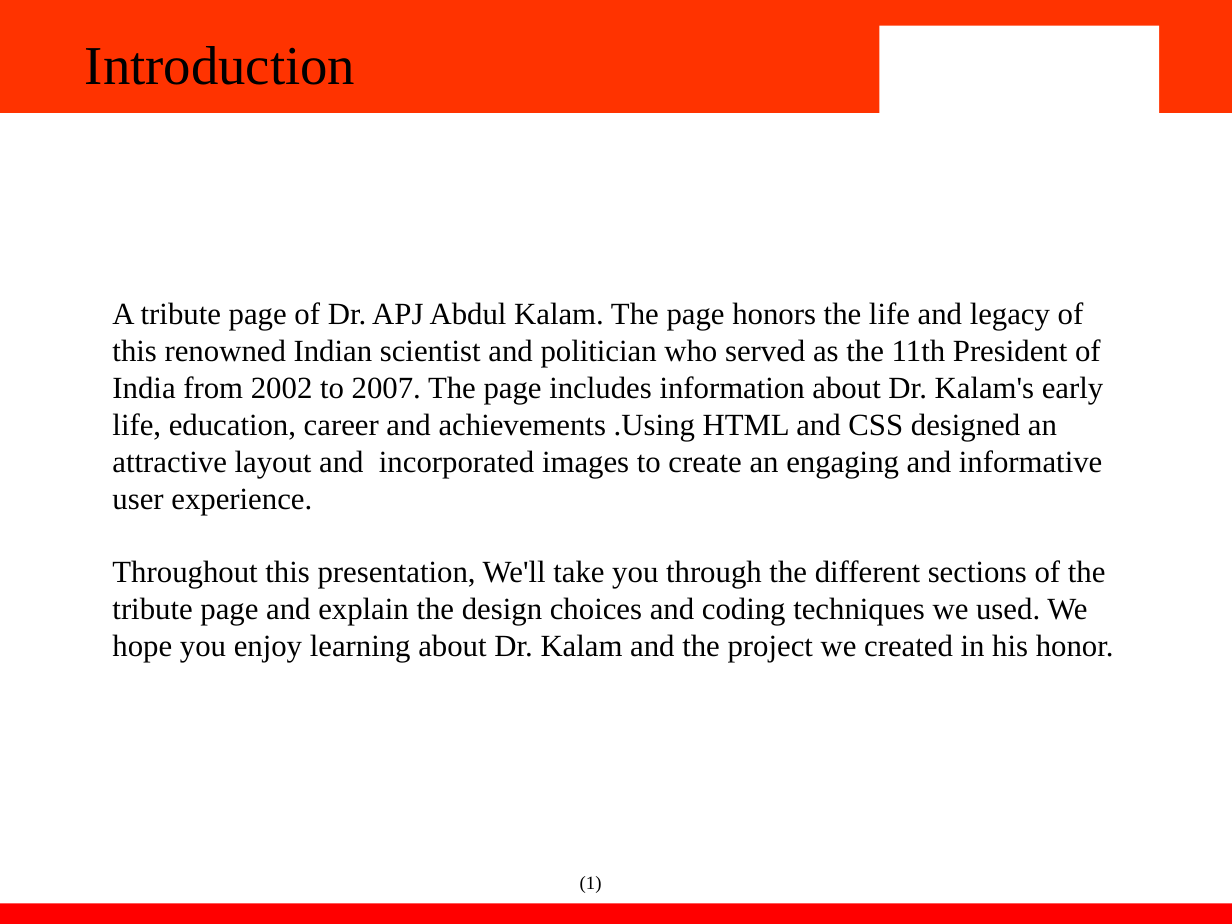
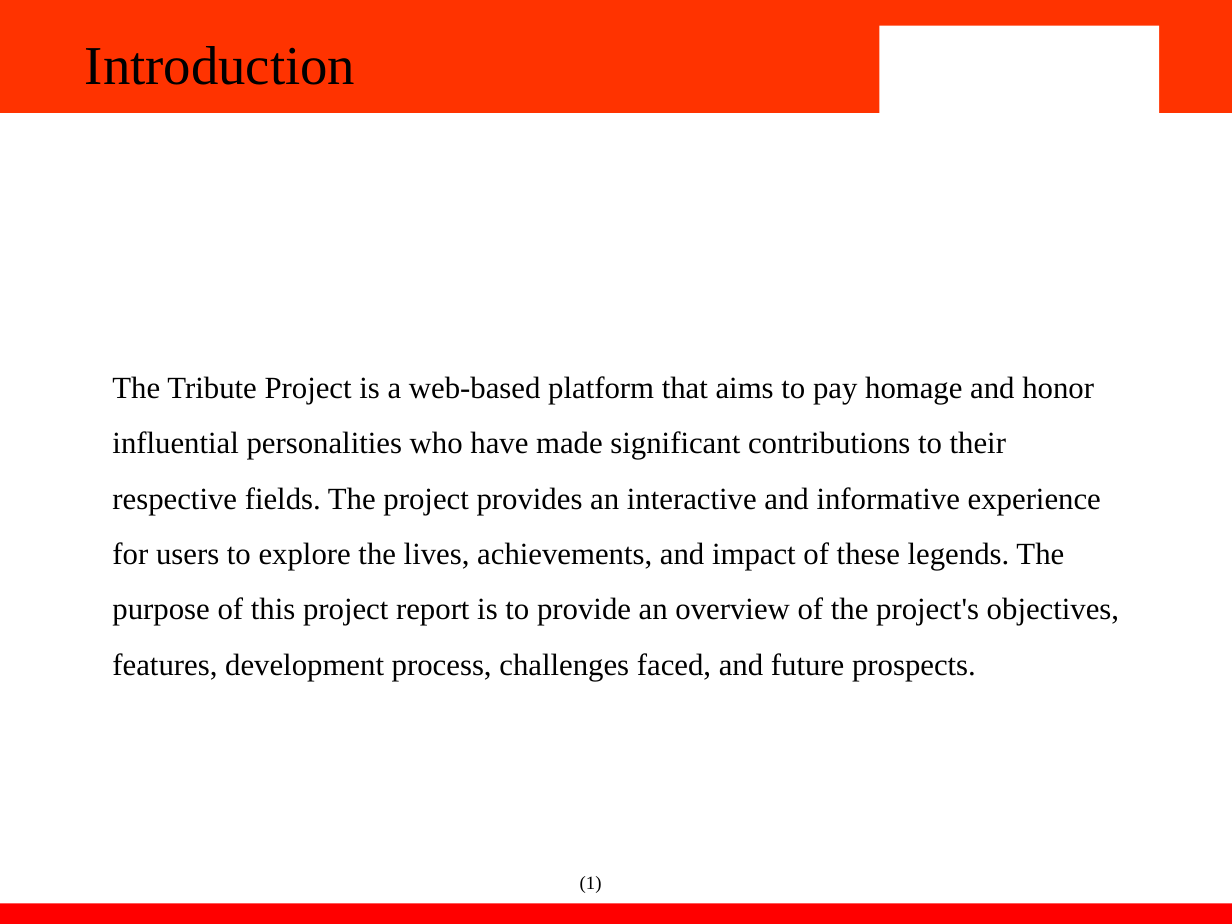
Before and after one commit to Ishaan1106/tribute-page, a slide deck: slide 3 of Fee presentation.pptx. Drawn at 1232x924 pixels with LibreOffice and Linux fonts; fonts in the diff are those of the drawing; background and template pictures are left out. Boxes give left, top, right and bottom in pixels: in the first picture for what was removed or moved away, otherwise in the second. Text is boxed around its words. In the diff, an @@ line names an element or a change of style, - is before the commit and + after.

Commit message:
project ends

```diff
--- a/Fee presentation.pptx
+++ b/Fee presentation.pptx
@@ text at box(112, 376, 1119, 681): text changed @@
-A tribute page of Dr. APJ Abdul Kalam. The page honors the life and legacy of this renowned Indian scientist and politician who served as the 11th President of India from 2002 to 2007. The page includes information about Dr. Kalam's early life, education, career and achievements .Using HTML and CSS designed an attractive layout and incorporated images to create an engaging and informative user experience.
-Throughout this presentation, We'll take you through the different sections of the tribute page and explain the design choices and coding techniques we used. We hope you enjoy learning about Dr. Kalam and the project we created in his honor.
+The Tribute Project is a web-based platform that aims to pay homage and honor influential personalities who have made significant contributions to their respective fields. The project provides an interactive and informative experience for users to explore the lives, achievements, and impact of these legends. The purpose of this project report is to provide an overview of the project's objectives, features, development process, challenges faced, and future prospects.
```
Also in this commit, not shown: 1 other slide changed, 2 other files.
